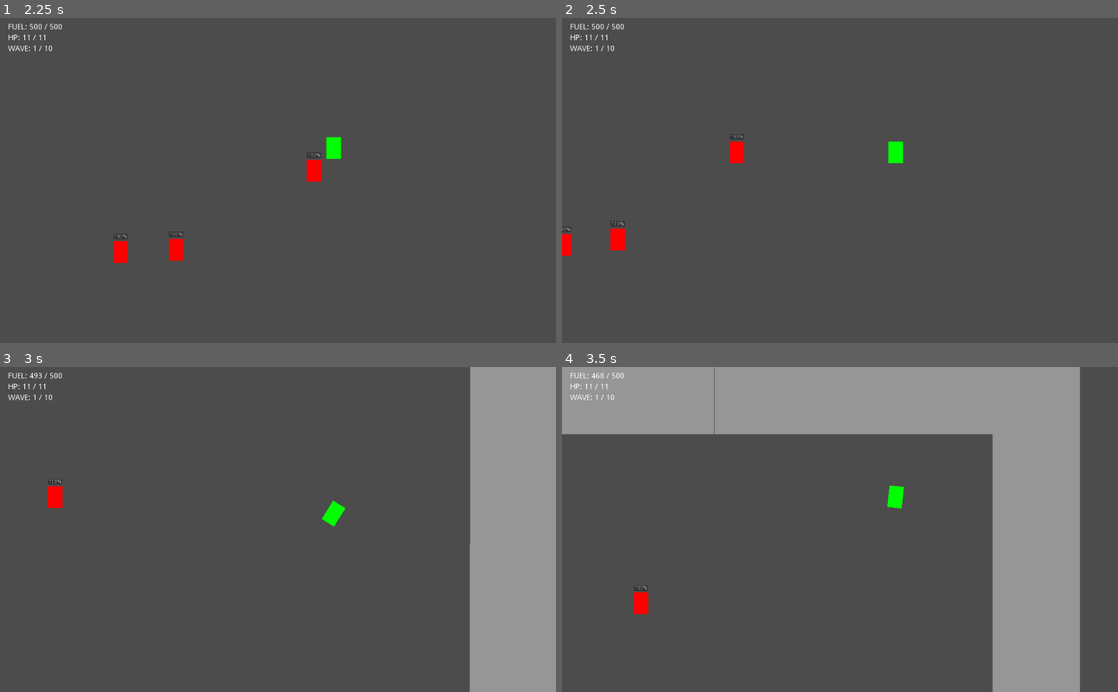
Above: before the commit, frames 1-4 (two rows, left to right).
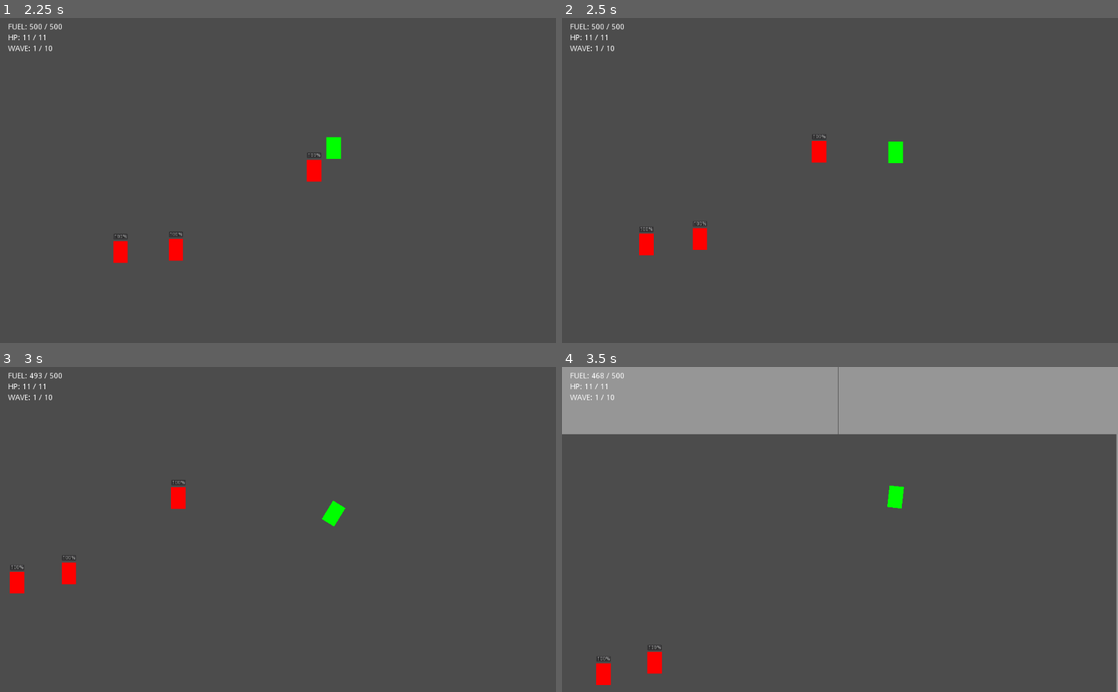
Above: after the commit, the same moments.

Repository: deengames/abu-hamid-x
Game: Godot game, scene res://prototype/Main.tscn
The game is run twice, just before and just after one commit, with the same random seed, the same clock (stepped at 60 frames per second) and the same inputs.
Inputs (mouse positions are in pixels of both pictures, inside the frame that each line leads up to):
- Up to frame 1 (2.25 s): tap Enter at 0.5 s; move the mouse to (400, 164) at 0.52 s; hold D (move_right) 0.53-1.28 s; click (400, 164) at 0.6 s; tap Space (jump) at 0.77, 1.52 s; move the mouse to (166, 196) at 1.27 s; hold S (move_down) 1.28-2.03 s; click (166, 196) at 1.35 s; move the mouse to (333, 109) at 2.02 s; hold D (move_right) from 2.03 s (still down); hold Shift (boost) from 2.03 s (still down)
- Up to frame 2 (2.5 s): keep holding D (move_right); keep holding Shift (boost); click (895, 109) at 2.3 s
- Up to frame 3 (3 s): move the mouse to (250, 594) at 2.77 s; release D (move_right) at 2.78 s; release Shift (boost) at 2.78 s; hold W (move_up) from 2.78 s (still down); tap Ctrl (toggle_jetpack) at 2.85 s
- Up to frame 4 (3.5 s): keep holding W (move_up); tap Space (jump) at 3.02 s; click (812, 594) at 3.05 s

Frame 1 is identical in both runs. In frame 2, 1.1% of the frame differs, in the area x 0-48%, y 35-74%; in frame 3, 16%, in the area x 1-100%, y 0-100%; in frame 4, 15%.

Commit message:
Better flying attacks

Diff:
--- a/prototype/Character/Player/Player.gd
+++ b/prototype/Character/Player/Player.gd
@@ -12,6 +12,7 @@
 export (float) var health_regen_per_second = 0.5
 export (int) var num_attacks_to_fly = 3
 export (float) var flying_impulse_velocity = 4500
+export (float) var flying_attack_min_velocity = 600
 
 signal fuel_change(new_fuel, max_fuel)
 signal health_change(new_hp, max_hp)
@@ -53,15 +54,14 @@
 		sword.rotation = starting_angle
 		sword.swing_to(target_angle)
 
-		if global.config.flying_attacks == true and self.facing in ["left", "right"]:
-			var vx = flying_impulse_velocity
-			if self.facing == "left":
-				vx = vx * -1
-
-			self.attack_number += 1
-			self.attack_number = self.attack_number % num_attacks_to_fly
-			if self.attack_number == 0:
-				self.apply_impulse(Vector2(0, 0), Vector2(vx, 0))
+		if global.config.flying_attacks == true and linear_velocity.length() > flying_attack_min_velocity:
+			attack_number += 1
+			attack_number = attack_number % num_attacks_to_fly
+			if attack_number == 0:
+				self.apply_impulse(
+					Vector2(0, 0),
+					Vector2(flying_impulse_velocity, 0).rotated(linear_velocity.angle())
+				)
 
 
 func _on_sword_finish_swing():
--- a/prototype/Main.tscn
+++ b/prototype/Main.tscn
@@ -87,7 +87,9 @@
 [node name="Player" parent="." index="1" instance=ExtResource( 3 )]
 
 position = Vector2( 520, 240 )
-_sections_unfolded = [ "Collision" ]
+num_attacks_to_fly = 3
+flying_impulse_velocity = 4500
+flying_attack_min_velocity = 600
 
 [node name="WaveSpawnTimer" type="Timer" parent="." index="2"]
 
